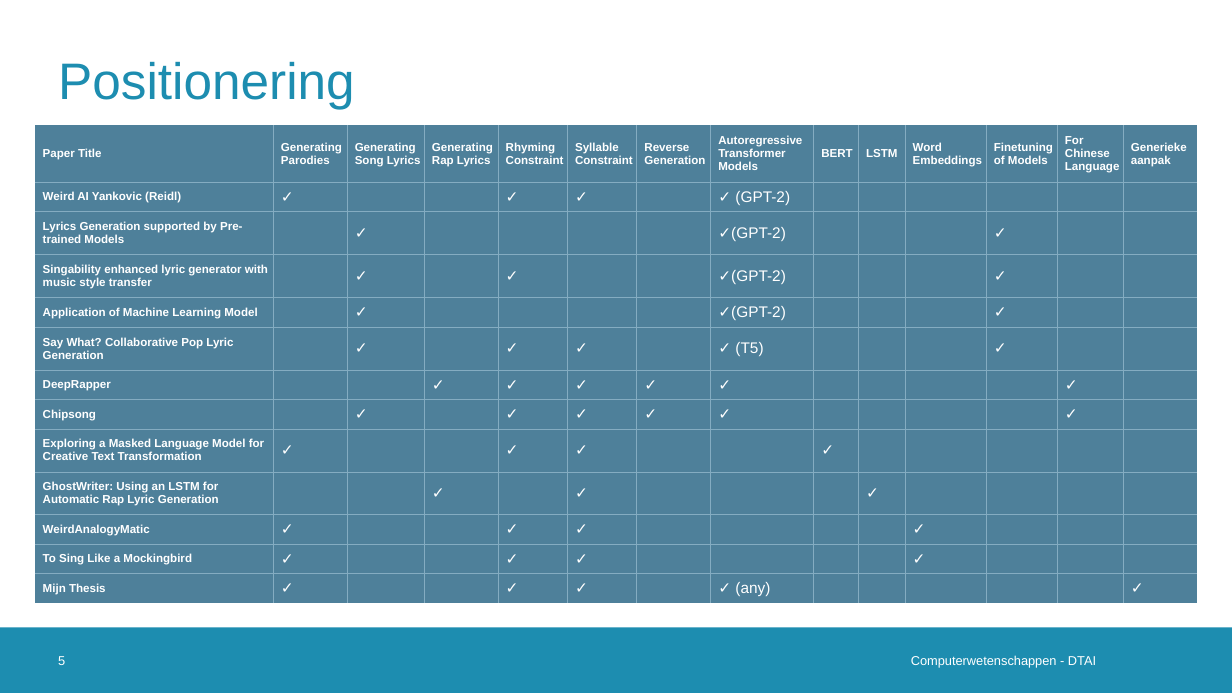
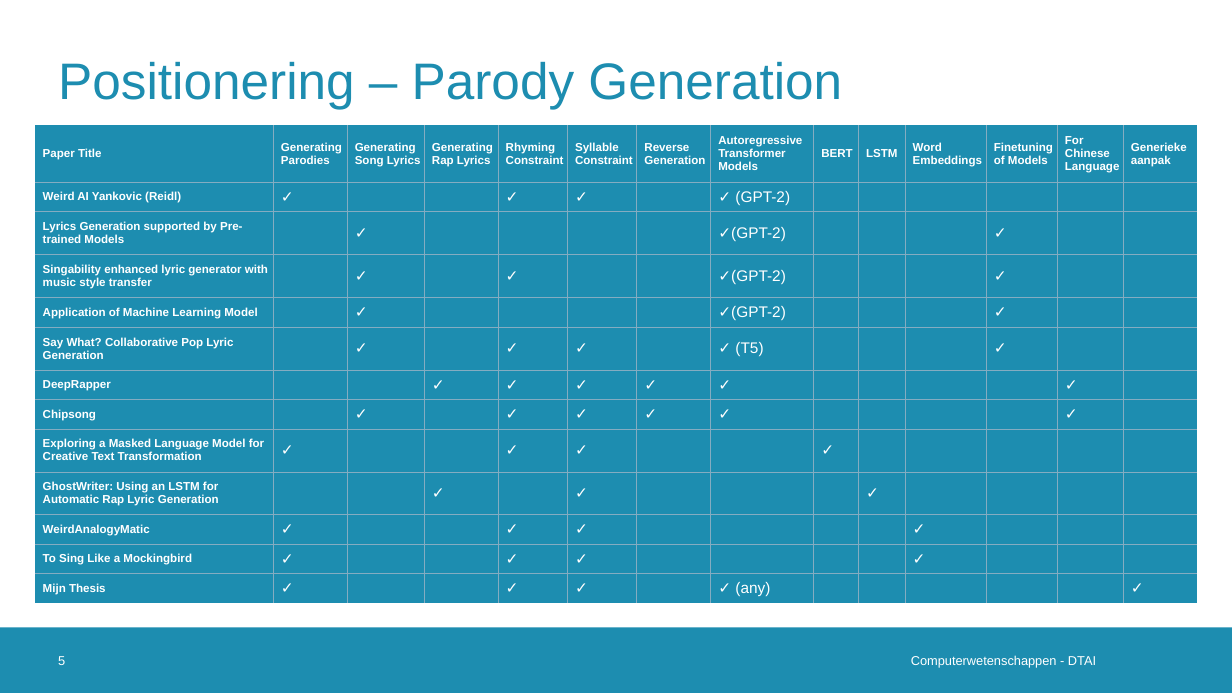
Before and after one commit to Alintermans/Thesis, a slide deck: slide 5 of Presentations/Third Intermediate Presentation/Presentation.pptx. Drawn at 1232x693 pixels with LibreOffice and Linux fonts; fonts in the diff are those of the drawing; background and template pictures are left out. Boxes give left, top, right and bottom in pixels: in the first picture for what was removed or moved away, otherwise in the second. Text is boxed around its words. In the diff, an @@ line names an element or a change of style, - is before the commit and + after.

```diff
--- a/Presentations/Third Intermediate Presentation/Presentation.pptx
+++ b/Presentations/Third Intermediate Presentation/Presentation.pptx
@@ title at (58,61,842,109): text changed @@
-Positionering
+Positionering – Parody Generation
@@ table at (35,125,1199,612) @@
@@ fill #4E809A to #1D8DB0 in 182 cells @@
```
Also in this commit, not shown: 1 other slide changed, 7 slides added.
